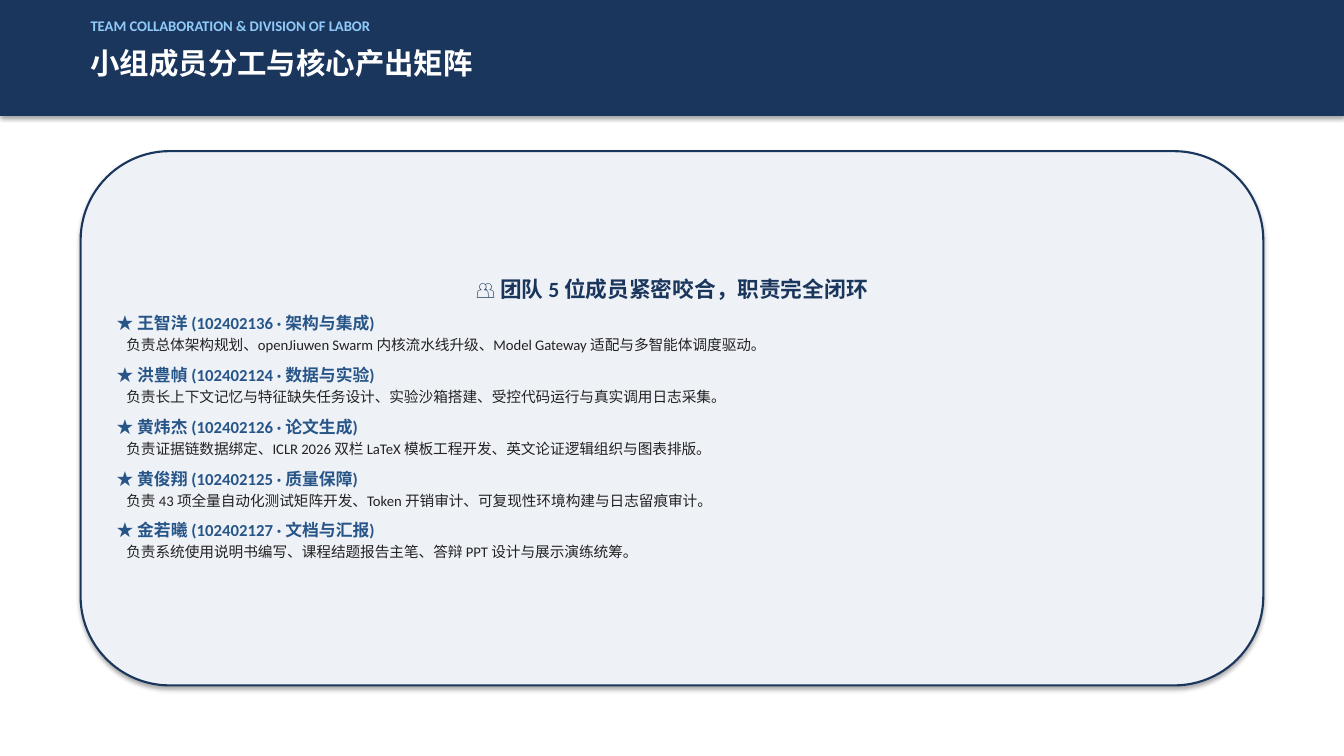
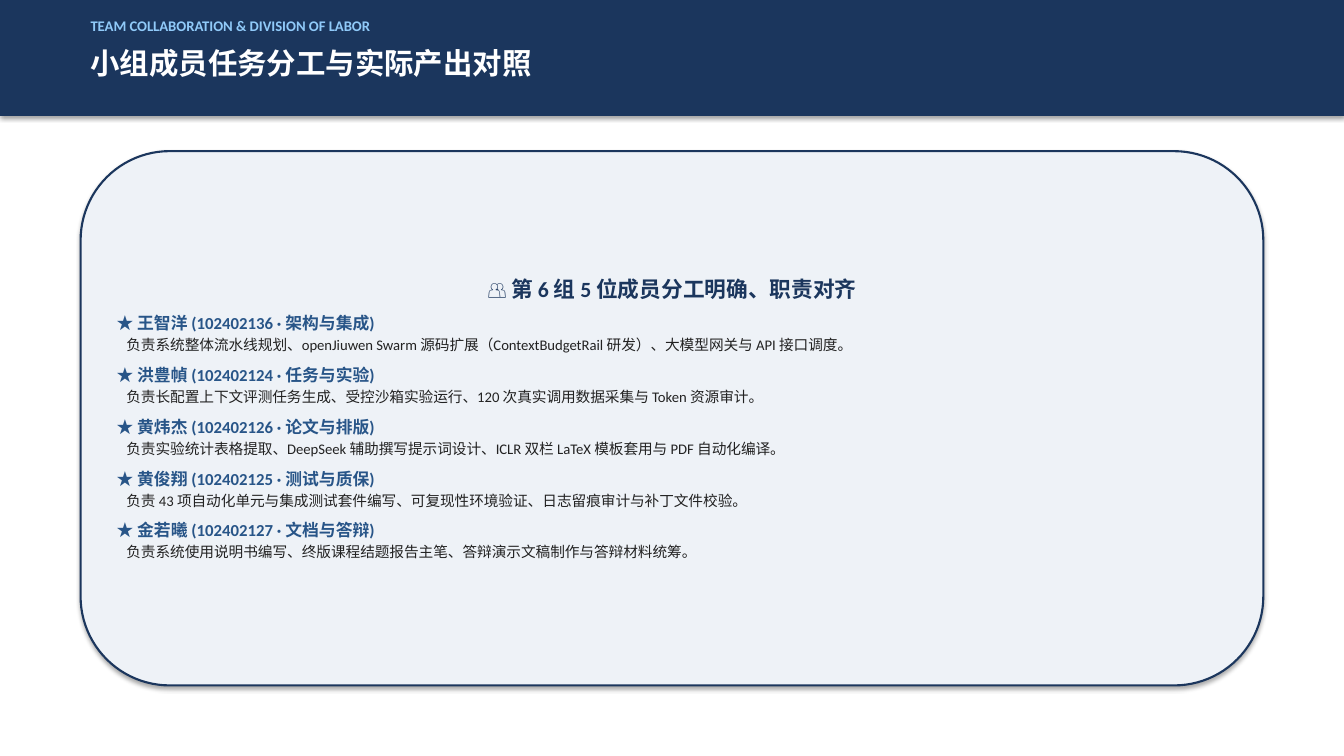
Before and after one commit to MieSheeeep/JiuwenSwarmPaperAgent, a slide deck: slide 15 of docs/第6组项目汇报PPT_终版.pptx (slide 18 before the commit). Drawn at 1344x756 pixels with LibreOffice and Linux fonts; fonts in the diff are those of the drawing. Boxes give left, top, right and bottom in pixels: in the first picture for what was removed or moved away, otherwise in the second. Text is boxed around its words. In the diff, an @@ line names an element or a change of style, - is before the commit and + after.

```diff
--- a/docs/第6组项目汇报PPT_终版.pptx
+++ b/docs/第6组项目汇报PPT_终版.pptx
@@ text at bbox=[91, 48, 532, 77]: text changed @@
-小组成员分工与核心产出矩阵
+小组成员任务分工与实际产出对照
@@ text in rounded rectangle at bbox=[511, 278, 856, 299]: text changed @@
-👥 团队 5 位成员紧密咬合，职责完全闭环
+👥 第 6 组 5 位成员分工明确、职责对齐
@@ text in rounded rectangle at bbox=[126, 337, 852, 559]: text changed @@
-负责总体架构规划、openJiuwen Swarm 内核流水线升级、Model Gateway 适配与多智能体调度驱动。
-★ 洪豊幀 (102402124 · 数据与实验)
-负责长上下文记忆与特征缺失任务设计、实验沙箱搭建、受控代码运行与真实调用日志采集。
-★ 黄炜杰 (102402126 · 论文生成)
-负责证据链数据绑定、ICLR 2026 双栏 LaTeX 模板工程开发、英文论证逻辑组织与图表排版。
-★ 黄俊翔 (102402125 · 质量保障)
-负责 43 项全量自动化测试矩阵开发、Token 开销审计、可复现性环境构建与日志留痕审计。
-★ 金若曦 (102402127 · 文档与汇报)
-负责系统使用说明书编写、课程结题报告主笔、答辩 PPT 设计与展示演练统筹。
+负责系统整体流水线规划、openJiuwen Swarm 源码扩展（ContextBudgetRail 研发）、大模型网关与 API 接口调度。
+★ 洪豊幀 (102402124 · 任务与实验)
+负责长配置上下文评测任务生成、受控沙箱实验运行、120 次真实调用数据采集与 Token 资源审计。
+★ 黄炜杰 (102402126 · 论文与排版)
+负责实验统计表格提取、DeepSeek 辅助撰写提示词设计、ICLR 双栏 LaTeX 模板套用与 PDF 自动化编译。
+★ 黄俊翔 (102402125 · 测试与质保)
+负责 43 项自动化单元与集成测试套件编写、可复现性环境验证、日志留痕审计与补丁文件校验。
+★ 金若曦 (102402127 · 文档与答辩)
+负责系统使用说明书编写、终版课程结题报告主笔、答辩演示文稿制作与答辩材料统筹。
```
Also in this commit, not shown: 9 other slides changed, 6 slides added, 10 slides removed, 3 other files.
